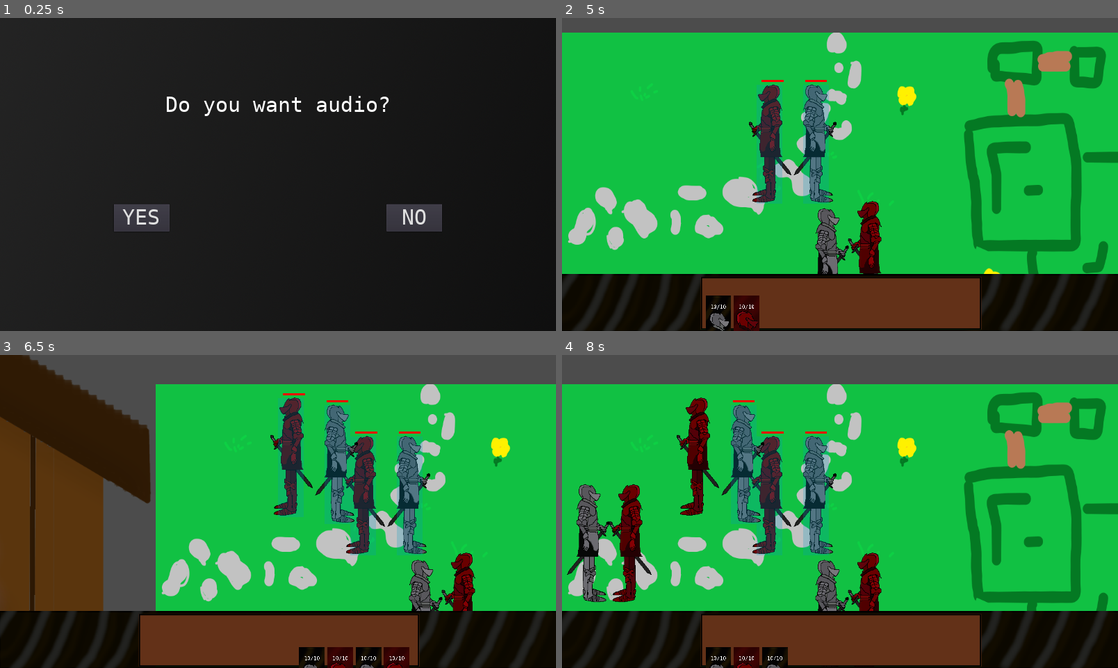
Above: before the commit, frames 1-4 (two rows, left to right).
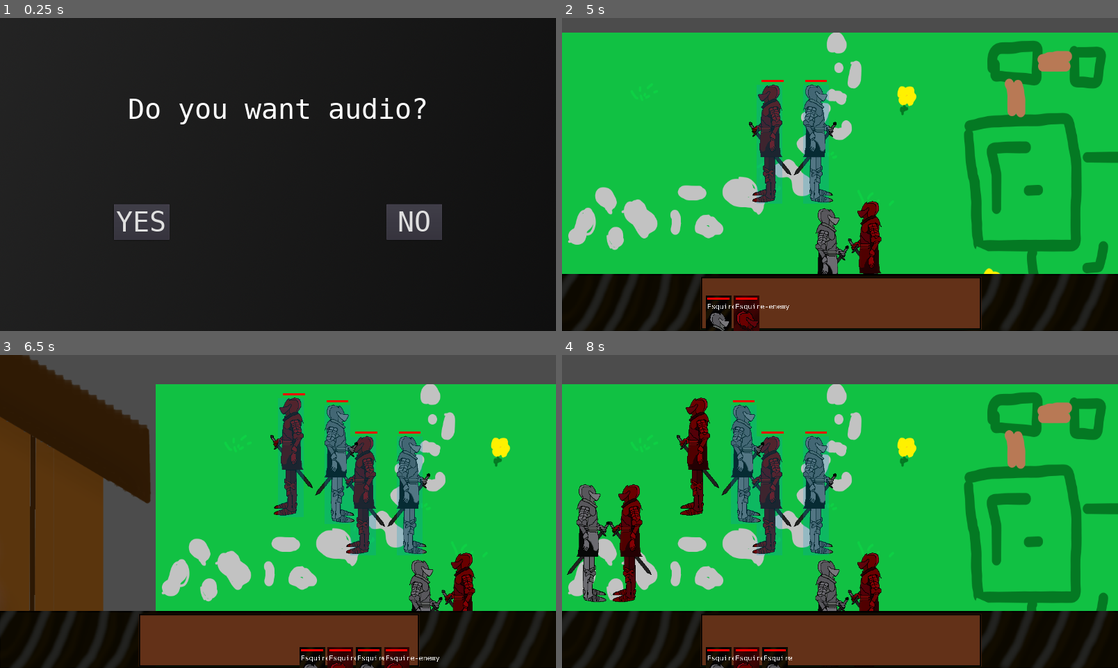
Above: after the commit, the same moments.

Repository: An0n3m0us/RSS-Godot
Game: Godot game, scene res://src/game/SettingsScene.tscn
Two runs of this game, one before a commit and one after it. Both use one fixed random seed, a clock stepped at 60 frames per second and the inputs below. This scene is started directly instead of the project's main scene.
Inputs (mouse positions are in pixels of both pictures, inside the frame that each line leads up to):
- Up to frame 1 (0.25 s): no input
- Up to frame 2 (5 s): click "YES" at 0.5 s; click (650, 115) at 1.25 s; tap Enter at 2 s; move the mouse to (812, 237) at 2.02 s; hold Right 2.03-2.75 s; tap 1 at 2.1, 3.6 s; click (812, 237) at 2.17 s; tap Up at 2.27 s; tap 2 at 2.3, 3.8 s; drag from (1006, 221) to (812, 237) at 2.77 s; move the mouse to (673, 127) at 3.52 s; hold Left 3.53-4.25 s; drag from (867, 174) to (673, 127) at 4.27 s
- Up to frame 3 (6.5 s): move the mouse to (194, 433) at 5.02 s; hold Left 5.03-5.75 s; tap 1 at 5.1 s; tap Up at 5.27 s; tap 2 at 5.3 s; drag from (400, 495) to (194, 433) at 5.77 s
- Up to frame 4 (8 s): move the mouse to (728, 527) at 6.52 s; hold Right 6.53-7.25 s; tap 1 at 6.6 s; click (728, 527) at 6.67 s; tap 2 at 6.8 s; drag from (895, 442) to (728, 527) at 7.27 s

The runs differ from the first frame. In frame 1, 2.4% of the frame differs, in the area x 20-80%, y 24-71%; in frame 2, 0.2%; in frame 3, 0.3%; in frame 4, 0.2%.

Commit message:
Add healthbar and name to unit icons

Diff:
--- a/src/fonts/default_font.tres
+++ b/src/fonts/default_font.tres
@@ -4,5 +4,5 @@
 font_path = "res://src/fonts/DejaVuSansMono.ttf"
 
 [resource]
-size = 48
+size = 64
 font_data = SubResource( 1 )
--- a/src/scripts/GameScene.gd
+++ b/src/scripts/GameScene.gd
@@ -17,7 +17,7 @@
 			var player = scene.instance()
 			var rng = RandomNumberGenerator.new()
 			rng.randomize()
-			player.name = "Esquire"+str(rng.randf_range(-10.0, 10.0))
+			player.name = "Esquire "+str(rng.randf_range(-10.0, 10.0))
 			player.position = get_global_mouse_position()
 			player.target = player.position
 			get_node("Units").add_child(player)
@@ -26,7 +26,7 @@
 			var player = scene.instance()
 			var rng = RandomNumberGenerator.new()
 			rng.randomize()
-			player.name = "Esquire-enemy"+str(rng.randf_range(-10.0, 10.0))
+			player.name = "Esquire-enemy "+str(rng.randf_range(-10.0, 10.0))
 			player.position = get_global_mouse_position()
 			player.target = player.position
 			get_node("Units").add_child(player)
@@ -84,4 +84,6 @@
 					uniticon.get_child(0).texture = load("res://assets/images/unitpanel/enemyicon.png")
 				uniticon.set_name(list[unit].name)
 				uniticon.position = Vector2(360+(i*50)+(i*15), 655)
+				uniticon.get_child(1).set_text(list[unit].name.split(" ")[0])
+				uniticon.get_child(3).set_size(Vector2(list[unit].health*5, 5))
 				get_node("UnitPanel").add_child(uniticon)
--- a/src/unitpanel/UnitIcon.tscn
+++ b/src/unitpanel/UnitIcon.tscn
@@ -6,17 +6,43 @@
 [node name="UnitIcon" type="Node2D"]
 
 [node name="Sprite" type="Sprite" parent="."]
+position = Vector2( 0.263519, -0.263523 )
 scale = Vector2( 0.3, 0.3 )
 texture = ExtResource( 1 )
 
 [node name="Label" type="Label" parent="."]
-margin_left = -18.2736
-margin_top = -31.0929
-margin_right = 126.726
-margin_bottom = 25.9071
+margin_left = -26.0
+margin_top = -34.0
+margin_right = 183.0
+margin_bottom = 42.0
 rect_scale = Vector2( 0.25, 0.25 )
+rect_clip_content = true
+size_flags_vertical = 1
 custom_fonts/font = ExtResource( 2 )
-text = "10/10"
+text = "NAME"
+align = 1
 __meta__ = {
 "_edit_use_anchors_": false
 }
+
+[node name="HealthBG" type="ColorRect" parent="."]
+margin_left = -25.0
+margin_top = -45.0
+margin_right = 25.0
+margin_bottom = -40.0
+rect_pivot_offset = Vector2( 27.5, 6 )
+color = Color( 0.392157, 0, 0, 1 )
+__meta__ = {
+"_edit_use_anchors_": false
+}
+
+[node name="Health" type="ColorRect" parent="."]
+margin_left = -25.0
+margin_top = -45.0
+margin_right = 25.0
+margin_bottom = -40.0
+rect_pivot_offset = Vector2( 27.5, 6 )
+color = Color( 1, 0, 0, 1 )
+__meta__ = {
+"_edit_use_anchors_": false
+}
